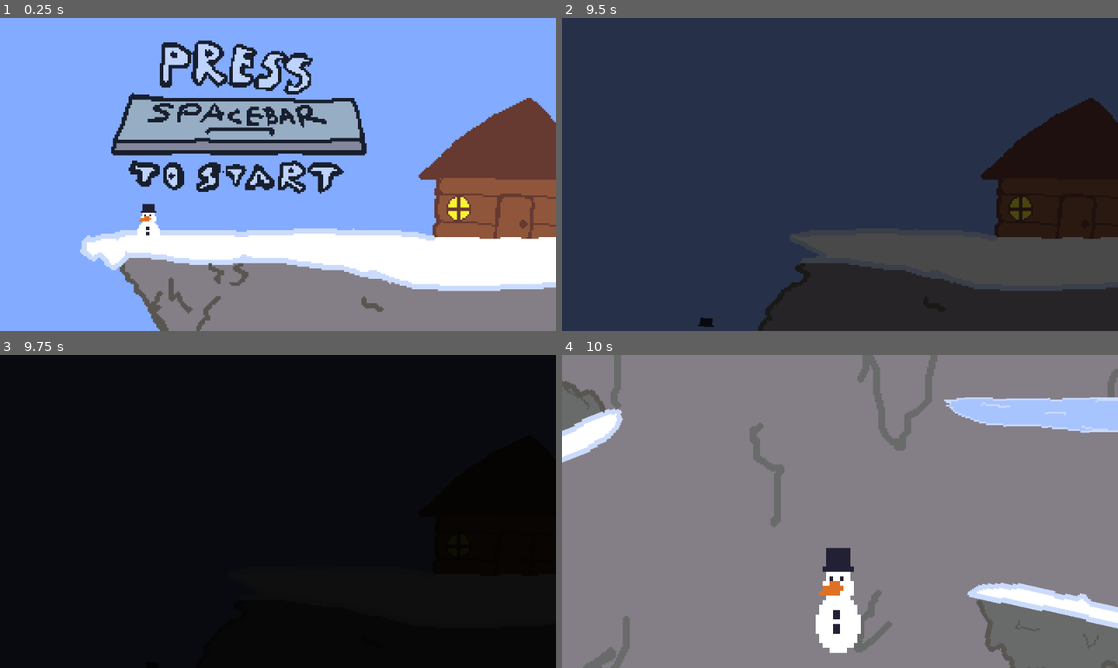
Above: before the commit, frames 1-4 (two rows, left to right).
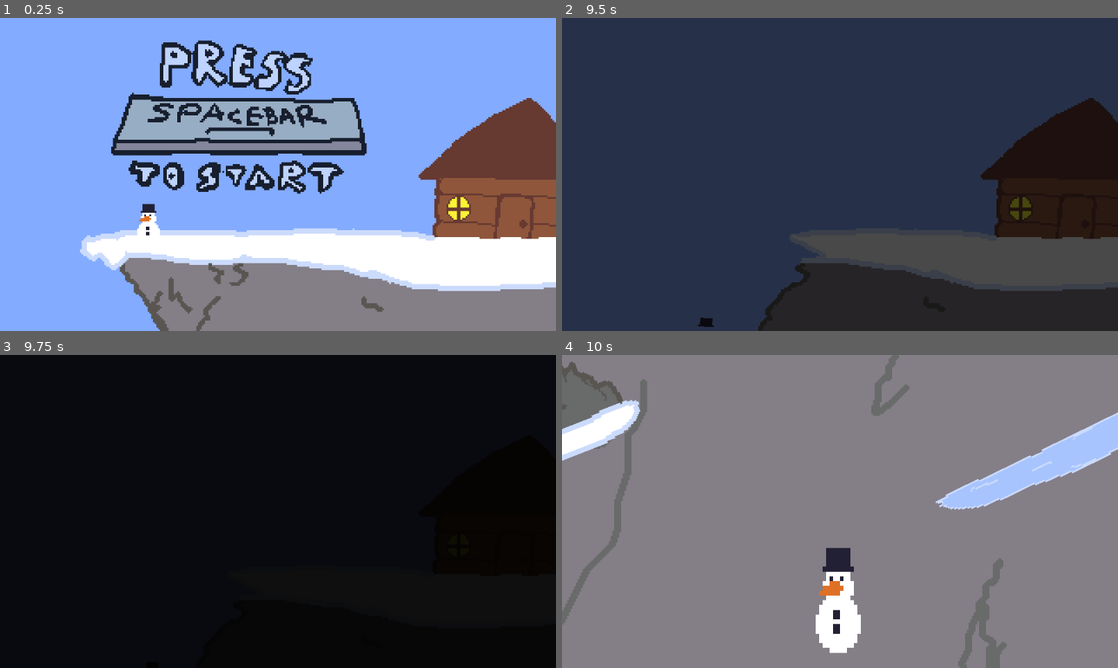
Above: after the commit, the same moments.

Repository: DinoMito1/Bounce-Back
Game: Godot game, scene res://Scenes/BaseScene.tscn
Same seed, same stepped clock (60 frames per second), same inputs: the game is played once before the commit and once after it.
Inputs:
- Up to frame 1 (0.25 s): no input
- Up to frame 2 (9.5 s): tap Enter at 0.5, 6.5 s; hold D (right) 0.53-2.03 s; tap Space (spacebar) at 0.6, 1.35, 2.1, 2.75, 2.85, 3.6, 4.35, 5.1, 5.85, 6.6, 7.35, 8.1, 8.85 s; hold A (left) 2.03-2.78 s; hold D (right) 2.78-4.28 s; hold A (left) 4.28-5.03 s; hold D (right) 5.03-5.78 s; hold A (left) 5.78-7.28 s; hold D (right) from 7.28 s (still down)
- Up to frame 3 (9.75 s): release D (right) at 9.53 s; hold A (left) from 9.53 s (still down); tap Space (spacebar) at 9.6 s
- Up to frame 4 (10 s): keep holding A (left)

Frames 1-3 are identical in both runs. In frame 4, 16% of the frame differs, in the area x 0-100%, y 0-100%.

Commit message:
finished game

Diff:
--- a/bounce-back/Scenes/character_body_2d.gd
+++ b/bounce-back/Scenes/character_body_2d.gd
@@ -9,6 +9,7 @@
 var prevSpeedY = 0
 var firstGroundTouch = false
 var fallTime = 0
+var dowinscene = false
 
 
 func _physics_process(delta: float) -> void:
@@ -65,4 +66,16 @@
 	if Global.boucePadHitSpeedy != 0:
 		velocity.y = Global.boucePadHitSpeedy
 
+	if Global.won == true:
+		await get_tree().create_timer(1).timeout
+		if is_on_floor():
+			velocity = Vector2(0,0)
+		if dowinscene == false:
+			dowinscene = true
+			$"../../Youwin".position = $"..".position + Vector2(0,-350)
+			get_tree().create_tween().tween_property($"../../Youwin","modulate", Color(1,1,1,1),2)
+			await get_tree().create_timer(1.5).timeout
+			get_tree().create_tween().tween_property($"../../Youwin/Thankyou","modulate", Color(1,1,1,1),2)
+
+
 	move_and_slide()
--- a/bounce-back/Scenes/global.gd
+++ b/bounce-back/Scenes/global.gd
@@ -1,6 +1,7 @@
 extends Node2D
 @onready var boucePadHitSpeedx = 0
 @onready var boucePadHitSpeedy = 0
+@onready var won = false
 
 # Called when the node enters the scene tree for the first time.
 func _ready() -> void:
--- a/bounce-back/Scenes/mainGame.tscn
+++ b/bounce-back/Scenes/mainGame.tscn
@@ -13,6 +13,8 @@
 [ext_resource type="PackedScene" uid="uid://dumlr565nn26a" path="res://Scenes/snowball.tscn" id="11_2r3vg"]
 [ext_resource type="PackedScene" uid="uid://bhf5cp6gw1d3k" path="res://Scenes/spike.tscn" id="12_wxp0d"]
 [ext_resource type="PackedScene" uid="uid://c11waxyw75mro" path="res://Scenes/snowpuff.tscn" id="13_k3x6f"]
+[ext_resource type="Texture2D" uid="uid://bpq17d4tmshkj" path="res://Sprites/OtherStuff/youwin.png" id="14_h6y7g"]
+[ext_resource type="Texture2D" uid="uid://55tdpvay2ttm" path="res://Sprites/OtherStuff/thankyou.png" id="15_7nkqc"]
 
 [sub_resource type="RectangleShape2D" id="RectangleShape2D_bgcf5"]
 size = Vector2(192.75592, 22.125984)
@@ -23,12 +25,15 @@
 [sub_resource type="RectangleShape2D" id="RectangleShape2D_wxp0d"]
 size = Vector2(961, 2.5)
 
+[sub_resource type="RectangleShape2D" id="RectangleShape2D_2f8pd"]
+size = Vector2(1251, 451.5)
+
 [node name="Node2D" type="Node2D" unique_id=1760529037]
 script = ExtResource("1_ldq11")
 
 [node name="Player" parent="." unique_id=661682380 instance=ExtResource("1_dx5hc")]
-z_index = 1
-position = Vector2(-390, -1717)
+z_index = 2
+position = Vector2(-400, -1712)
 
 [node name="Ground" type="Sprite2D" parent="." unique_id=689955837]
 position = Vector2(6, 98)
@@ -56,13 +61,13 @@
 
 [node name="Finish" type="Sprite2D" parent="." unique_id=231213300]
 z_index = -1
-position = Vector2(6, -3836)
+position = Vector2(6, -3964.5)
 texture = ExtResource("4_2k2ja")
 
 [node name="ColorRect" type="ColorRect" parent="." unique_id=748555237]
 z_index = -3
 offset_left = -645.0
-offset_top = -4163.0
+offset_top = -6157.0
 offset_right = 717.0
 offset_bottom = 40.0
 color = Color(0.5137255, 0.67058825, 1, 1)
@@ -70,7 +75,7 @@
 [node name="TextureRect" type="TextureRect" parent="." unique_id=335958424]
 z_index = -2
 offset_left = -642.0
-offset_top = -3592.0
+offset_top = -3723.0
 offset_right = 658.0
 offset_bottom = 219.0
 texture = ExtResource("5_p034j")
@@ -82,9 +87,78 @@
 [node name="SmallPlatform3" parent="." unique_id=2080808321 instance=ExtResource("6_hfkh8")]
 position = Vector2(-542, -1278)
 
+[node name="SmallPlatform5" parent="." unique_id=642004980 instance=ExtResource("6_hfkh8")]
+position = Vector2(32, -2168)
+
+[node name="SmallPlatform14" parent="." unique_id=166407829 instance=ExtResource("6_hfkh8")]
+position = Vector2(205, -2427)
+
+[node name="SmallPlatform11" parent="." unique_id=1677579652 instance=ExtResource("6_hfkh8")]
+position = Vector2(-358.00012, -2099)
+
+[node name="SmallPlatform12" parent="." unique_id=1500733648 instance=ExtResource("6_hfkh8")]
+position = Vector2(-305.00012, -2086)
+rotation = 0.23313242
+
+[node name="SmallPlatform13" parent="." unique_id=403481089 instance=ExtResource("6_hfkh8")]
+position = Vector2(-400.00015, -2086)
+rotation = -0.53416395
+
+[node name="SmallPlatform7" parent="." unique_id=1645703288 instance=ExtResource("6_hfkh8")]
+position = Vector2(246.99988, -2022.9999)
+rotation = 0.31031105
+
+[node name="SmallPlatform8" parent="." unique_id=1555240152 instance=ExtResource("6_hfkh8")]
+position = Vector2(404, -2158)
+rotation = -0.48076698
+
+[node name="SmallPlatform9" parent="." unique_id=183381445 instance=ExtResource("6_hfkh8")]
+position = Vector2(251.99985, -2236.9998)
+rotation = 0.42693904
+
+[node name="SmallPlatform10" parent="." unique_id=82754058 instance=ExtResource("6_hfkh8")]
+position = Vector2(390.00006, -2393)
+rotation = -0.51465607
+
+[node name="SmallPlatform15" parent="." unique_id=1871372704 instance=ExtResource("6_hfkh8")]
+position = Vector2(557.99994, -2821.0002)
+rotation = -0.09567432
+
+[node name="SmallPlatform21" parent="." unique_id=23415577 instance=ExtResource("6_hfkh8")]
+position = Vector2(600.00006, -2964.0002)
+rotation = -0.7943977
+
+[node name="SmallPlatform17" parent="." unique_id=1722270935 instance=ExtResource("6_hfkh8")]
+position = Vector2(183.99988, -3333)
+rotation = -0.34519684
+
+[node name="SmallPlatform18" parent="." unique_id=2070136881 instance=ExtResource("6_hfkh8")]
+position = Vector2(193.99998, -3325.9995)
+rotation = 1.2659544
+
+[node name="SmallPlatform19" parent="." unique_id=893111393 instance=ExtResource("6_hfkh8")]
+position = Vector2(189.00024, -3316.9998)
+rotation = 2.5946686
+
+[node name="SmallPlatform20" parent="." unique_id=2064452305 instance=ExtResource("6_hfkh8")]
+position = Vector2(180, -3319)
+rotation = 4.331489
+
+[node name="SmallPlatform16" parent="." unique_id=194120850 instance=ExtResource("6_hfkh8")]
+position = Vector2(508.99994, -2821)
+rotation = 0.13848257
+
+[node name="SmallPlatform4" parent="." unique_id=1097129203 instance=ExtResource("6_hfkh8")]
+position = Vector2(191.99994, -1980)
+rotation = 2.8509207
+
 [node name="SmallPlatform2" parent="." unique_id=319861888 instance=ExtResource("6_hfkh8")]
 position = Vector2(152, -677)
 
+[node name="SmallPlatform6" parent="." unique_id=1018936506 instance=ExtResource("6_hfkh8")]
+position = Vector2(502.00003, -468.00003)
+rotation = -0.51615226
+
 [node name="Platform" parent="." unique_id=662882430 instance=ExtResource("5_yergv")]
 position = Vector2(-1507, -271)
 
@@ -94,13 +168,33 @@
 [node name="Platform3" parent="." unique_id=1029222472 instance=ExtResource("5_yergv")]
 position = Vector2(-540, -1498)
 
-[node name="Platform4" parent="." unique_id=1109666007 instance=ExtResource("5_yergv")]
-position = Vector2(-260, -1560.9999)
-rotation = 0.22139357
-
-[node name="Platform5" parent="." unique_id=853617841 instance=ExtResource("5_yergv")]
-position = Vector2(-139, -1542)
-rotation = -0.32365373
+[node name="Platform4" parent="." unique_id=1232086404 instance=ExtResource("5_yergv")]
+position = Vector2(-45.000122, -3984.0002)
+rotation = -1.8817673
+
+[node name="Platform6" parent="." unique_id=643771433 instance=ExtResource("5_yergv")]
+position = Vector2(48.00001, -1826)
+rotation = -0.07393386
+
+[node name="Platform7" parent="." unique_id=1142890291 instance=ExtResource("5_yergv")]
+position = Vector2(159.99998, -1841.9999)
+rotation = -0.18669242
+
+[node name="Platform8" parent="." unique_id=327341394 instance=ExtResource("5_yergv")]
+position = Vector2(-375, -2471.0002)
+rotation = -3.2207332
+
+[node name="Platform9" parent="." unique_id=1083318065 instance=ExtResource("5_yergv")]
+position = Vector2(-517.00006, -2536)
+rotation = -3.734158
+
+[node name="Platform10" parent="." unique_id=1817149965 instance=ExtResource("5_yergv")]
+position = Vector2(-353.99988, -2614)
+rotation = -2.5337722
+
+[node name="Platform11" parent="." unique_id=936903305 instance=ExtResource("5_yergv")]
+position = Vector2(-515, -2671)
+rotation = -3.7409608
 
 [node name="LongPlatform" parent="." unique_id=712945847 instance=ExtResource("6_22woh")]
 position = Vector2(-1244, -278)
@@ -108,53 +202,73 @@
 [node name="IcePlatform" parent="." unique_id=722251016 instance=ExtResource("8_p034j")]
 position = Vector2(-1510, -149)
 
-[node name="IcePlatform2" parent="." unique_id=736366248 instance=ExtResource("8_p034j")]
-position = Vector2(554, -2937)
-rotation = 0.13978583
+[node name="IcePlatform16" parent="." unique_id=1471860388 instance=ExtResource("8_p034j")]
+position = Vector2(-292, -721.00006)
+rotation = 0.019464135
+
+[node name="IcePlatform17" parent="." unique_id=434358578 instance=ExtResource("8_p034j")]
+position = Vector2(-456, -2291)
+rotation = 0.019464135
+
+[node name="IcePlatform18" parent="." unique_id=907407801 instance=ExtResource("8_p034j")]
+position = Vector2(-394.00003, -2485)
+rotation = -0.025577307
+
+[node name="IcePlatform19" parent="." unique_id=1817982589 instance=ExtResource("8_p034j")]
+position = Vector2(-483.00003, -2559)
+rotation = -0.018096939
+
+[node name="IcePlatform22" parent="." unique_id=741372295 instance=ExtResource("8_p034j")]
+position = Vector2(-380.00003, -2638)
+rotation = -0.018096939
+
+[node name="IcePlatform24" parent="." unique_id=1004162995 instance=ExtResource("8_p034j")]
+position = Vector2(-499.00003, -2693)
+rotation = -0.018096939
 
 [node name="IcePlatform7" parent="." unique_id=141524549 instance=ExtResource("8_p034j")]
-position = Vector2(438, -2953)
+position = Vector2(436, -3011.0005)
 rotation = 0.13978583
 
 [node name="IcePlatform8" parent="." unique_id=504903924 instance=ExtResource("8_p034j")]
-position = Vector2(320.00003, -2969.0002)
+position = Vector2(318.00003, -3027.0007)
 rotation = 0.13978583
 
 [node name="IcePlatform9" parent="." unique_id=224244735 instance=ExtResource("8_p034j")]
-position = Vector2(202.00003, -2984.0002)
+position = Vector2(200.00003, -3042.0007)
 rotation = 0.13978583
 
 [node name="IcePlatform10" parent="." unique_id=392405447 instance=ExtResource("8_p034j")]
-position = Vector2(85.999985, -3002)
+position = Vector2(83.999985, -3060.0005)
 rotation = 0.13978583
 
 [node name="IcePlatform11" parent="." unique_id=1551969686 instance=ExtResource("8_p034j")]
-position = Vector2(-31.000015, -3021)
+position = Vector2(-33.000015, -3079.0005)
 rotation = 0.13978583
 
 [node name="IcePlatform12" parent="." unique_id=1559857421 instance=ExtResource("8_p034j")]
-position = Vector2(-147.00002, -3037)
+position = Vector2(-149.00002, -3095.0005)
 rotation = 0.13978583
 
 [node name="IcePlatform13" parent="." unique_id=36016090 instance=ExtResource("8_p034j")]
-position = Vector2(-259, -3053)
+position = Vector2(-261, -3111.0005)
 rotation = 0.13978583
 
 [node name="IcePlatform14" parent="." unique_id=738874267 instance=ExtResource("8_p034j")]
-position = Vector2(-372.99997, -3069)
+position = Vector2(-374.99997, -3127.0005)
 rotation = 0.13978583
 
 [node name="IcePlatform15" parent="." unique_id=234373886 instance=ExtResource("8_p034j")]
 z_index = 1
-position = Vector2(-485.9999, -3107.9998)
+position = Vector2(-487.9999, -3166.0002)
 rotation = 0.5966643
 
 [node name="LongIcePlatform" parent="." unique_id=1974460691 instance=ExtResource("7_i3m4h")]
 position = Vector2(-1242, -158)
 
 [node name="LongIcePlatform2" parent="." unique_id=1354639877 instance=ExtResource("7_i3m4h")]
-position = Vector2(-203.00002, -1694.0001)
-rotation = -0.013884329
+position = Vector2(-227.99998, -1685.0001)
+rotation = -0.45487496
 
 [node name="LongPlatform2" parent="." unique_id=1922969174 instance=ExtResource("6_22woh")]
 z_index = -1
@@ -192,18 +306,106 @@
 position = Vector2(-634.00006, -1657.0002)
 rotation = 2.7692318
 
+[node name="LongPlatform22" parent="." unique_id=1462295049 instance=ExtResource("6_22woh")]
+position = Vector2(-321.99994, -1793.9999)
+rotation = 2.9596465
+
+[node name="LongPlatform12" parent="." unique_id=616210753 instance=ExtResource("6_22woh")]
+position = Vector2(324, -1853.0001)
+rotation = 0.008653037
+
+[node name="LongPlatform13" parent="." unique_id=1856466026 instance=ExtResource("6_22woh")]
+position = Vector2(453, -1997)
+rotation = -1.6102357
+
+[node name="LongPlatform19" parent="." unique_id=2113752229 instance=ExtResource("6_22woh")]
+position = Vector2(436.00003, -2228)
+rotation = -1.6102357
+
+[node name="LongPlatform20" parent="." unique_id=853798756 instance=ExtResource("6_22woh")]
+position = Vector2(432.0001, -2458.0002)
+rotation = -1.6102357
+
+[node name="LongPlatform15" parent="." unique_id=880848542 instance=ExtResource("6_22woh")]
+position = Vector2(207.99997, -2094)
+rotation = -4.657581
+
+[node name="LongPlatform16" parent="." unique_id=1207244122 instance=ExtResource("6_22woh")]
+position = Vector2(209.99997, -2326)
+rotation = -4.657581
+
+[node name="LongPlatform23" parent="." unique_id=251060128 instance=ExtResource("6_22woh")]
+position = Vector2(209.99997, -2326)
+rotation = -4.657581
+
+[node name="LongPlatform17" parent="." unique_id=89564433 instance=ExtResource("6_22woh")]
+position = Vector2(186.00002, -2325)
+rotation = -7.802415
+
+[node name="LongPlatform24" parent="." unique_id=691069663 instance=ExtResource("6_22woh")]
+position = Vector2(291.99997, -2592)
+rotation = -9.549343
+
+[node name="LongPlatform25" parent="." unique_id=133533882 instance=ExtResource("6_22woh")]
+position = Vector2(68.9999, -2516)
+rotation = -9.918497
+
+[node name="LongPlatform26" parent="." unique_id=169453003 instance=ExtResource("6_22woh")]
+position = Vector2(-571, -2585)
+rotation = -10.980182
+
+[node name="LongPlatform29" parent="." unique_id=1706421955 instance=ExtResource("6_22woh")]
+position = Vector2(-362, -2765)
+rotation = -12.419732
+
+[node name="LongPlatform30" parent="." unique_id=249964216 instance=ExtResource("6_22woh")]
+position = Vector2(-156.00003, -2737)
+rotation = -12.4037485
+
+[node name="LongPlatform31" parent="." unique_id=572502104 instance=ExtResource("6_22woh")]
+position = Vector2(70.00001, -2714)
+rotation = -12.541534
+
+[node name="LongPlatform32" parent="." unique_id=918706506 instance=ExtResource("6_22woh")]
+position = Vector2(286.99997, -2722)
+rotation = -12.654608
+
+[node name="LongPlatform27" parent="." unique_id=1995501430 instance=ExtResource("6_22woh")]
+z_index = 1
+position = Vector2(-310.99997, -2585)
+rotation = -14.037385
+
+[node name="LongPlatform28" parent="." unique_id=928166279 instance=ExtResource("6_22woh")]
+position = Vector2(-228, -2524)
+rotation = -16.121616
+
+[node name="LongPlatform18" parent="." unique_id=539502102 instance=ExtResource("6_22woh")]
+position = Vector2(175.99997, -2087)
+rotation = -7.9765697
+
+[node name="LongPlatform11" parent="." unique_id=1302198586 instance=ExtResource("6_22woh")]
+position = Vector2(-221.99997, -3291)
+rotation = 0.005694285
+
 [node name="LongPlatform8" parent="." unique_id=1201085804 instance=ExtResource("6_22woh")]
 position = Vector2(-561.00006, -878)
 rotation = -4.0859823
 
+[node name="LongPlatform21" parent="." unique_id=1424789516 instance=ExtResource("6_22woh")]
+position = Vector2(-154.00005, -1004.00006)
+rotation = -1.8708284
+
 [node name="IcePlatform3" parent="." unique_id=650354749 instance=ExtResource("8_p034j")]
-position = Vector2(-261, -3726)
+position = Vector2(-395, -3845)
+
+[node name="IcePlatform20" parent="." unique_id=1768786944 instance=ExtResource("8_p034j")]
+position = Vector2(-125, -3964)
 
 [node name="IcePlatform4" parent="." unique_id=1960785943 instance=ExtResource("8_p034j")]
-position = Vector2(-122, -3578)
+position = Vector2(-102, -3718)
 
 [node name="IcePlatform5" parent="." unique_id=472591871 instance=ExtResource("8_p034j")]
-position = Vector2(351, -3543)
+position = Vector2(221, -3598)
 
 [node name="IcePlatform6" parent="." unique_id=383807332 instance=ExtResource("8_p034j")]
 position = Vector2(467, -3441)
@@ -212,12 +414,42 @@
 position = Vector2(-1008, -107)
 direction = -1
 
+[node name="Snowball4" parent="." unique_id=231869446 instance=ExtResource("11_2r3vg")]
+position = Vector2(760, -1934)
+direction = -1
+
+[node name="Snowball6" parent="." unique_id=449012281 instance=ExtResource("11_2r3vg")]
+position = Vector2(741, -2279)
+movementspeed = 250
+direction = -1
+
+[node name="Snowball9" parent="." unique_id=203841187 instance=ExtResource("11_2r3vg")]
+position = Vector2(-729, -3103)
+movementspeed = 250
+
+[node name="Snowball7" parent="." unique_id=1759375316 instance=ExtResource("11_2r3vg")]
+position = Vector2(-700, -2492)
+movementspeed = 225
+
+[node name="Snowball8" parent="." unique_id=674990342 instance=ExtResource("11_2r3vg")]
+position = Vector2(-708, -2698)
+movementspeed = 225
+
+[node name="Snowball5" parent="." unique_id=1515649735 instance=ExtResource("11_2r3vg")]
+position = Vector2(-710, -1907)
+direction = -1
+
+[node name="Snowball3" parent="." unique_id=2031817570 instance=ExtResource("11_2r3vg")]
+position = Vector2(-727, -3367)
+movementspeed = 400
+
 [node name="Snowball2" parent="." unique_id=1253827348 instance=ExtResource("11_2r3vg")]
 position = Vector2(760, -3587)
+movementspeed = 350
 direction = -1
 
 [node name="StaticBody2D" type="StaticBody2D" parent="." unique_id=1703895030]
-position = Vector2(75, -3934.25)
+position = Vector2(75, -4062.75)
 
 [node name="CollisionShape2D" type="CollisionShape2D" parent="StaticBody2D" unique_id=157286061]
 position = Vector2(-505.364, -8.090332)
@@ -234,20 +466,68 @@
 position = Vector2(-1007, -215)
 
 [node name="spike4" parent="." unique_id=1883261386 instance=ExtResource("12_wxp0d")]
-position = Vector2(-498, -3161.9995)
+position = Vector2(-500, -3220)
 rotation = 0.54456455
 
 [node name="spike5" parent="." unique_id=615281077 instance=ExtResource("12_wxp0d")]
-position = Vector2(-468.00024, -3138.0002)
+position = Vector2(-470.00024, -3196.0007)
 rotation = 0.80996925
 
 [node name="spike6" parent="." unique_id=1269637158 instance=ExtResource("12_wxp0d")]
-position = Vector2(-449, -3119.0002)
+position = Vector2(-451, -3177.0007)
 rotation = 0.2612052
 
+[node name="spike9" parent="." unique_id=101850415 instance=ExtResource("12_wxp0d")]
+position = Vector2(354, -2992.0007)
+rotation = -3.3349657
+
+[node name="spike10" parent="." unique_id=519298399 instance=ExtResource("12_wxp0d")]
+position = Vector2(104.99994, -3027.0005)
+rotation = -2.85069
+
+[node name="spike20" parent="." unique_id=82542152 instance=ExtResource("12_wxp0d")]
+position = Vector2(-314.0001, -2812)
+rotation = 0.13180447
+
+[node name="spike21" parent="." unique_id=1148017466 instance=ExtResource("12_wxp0d")]
+position = Vector2(-219.00003, -2797)
+rotation = 0.2744135
+
+[node name="spike22" parent="." unique_id=384728100 instance=ExtResource("12_wxp0d")]
+position = Vector2(-179.00003, -2792.0002)
+rotation = 0.016152829
+
+[node name="spike23" parent="." unique_id=288306724 instance=ExtResource("12_wxp0d")]
+position = Vector2(-83.00003, -2776)
+rotation = 0.2319344
+
+[node name="spike24" parent="." unique_id=1177321862 instance=ExtResource("12_wxp0d")]
+position = Vector2(-38.000008, -2768.9995)
+rotation = 0.042371966
+
+[node name="spike26" parent="." unique_id=1366685510 instance=ExtResource("12_wxp0d")]
+position = Vector2(108.99999, -2764.9998)
+rotation = -0.018799156
+
+[node name="spike27" parent="." unique_id=62950237 instance=ExtResource("12_wxp0d")]
+position = Vector2(164.99998, -2764.9998)
+rotation = -0.018799156
+
+[node name="spike29" parent="." unique_id=7436684 instance=ExtResource("12_wxp0d")]
+position = Vector2(370, -2781)
+rotation = -0.21833411
+
 [node name="spike2" parent="." unique_id=1177881931 instance=ExtResource("12_wxp0d")]
-position = Vector2(-158.00006, -1150.0001)
-rotation = 0.2826966
+position = Vector2(-457.00003, -937.00006)
+rotation = 2.1137638
+
+[node name="spike12" parent="." unique_id=794494043 instance=ExtResource("12_wxp0d")]
+position = Vector2(-541, -1038)
+rotation = 0.7015469
+
+[node name="spike11" parent="." unique_id=41698486 instance=ExtResource("12_wxp0d")]
+position = Vector2(-226.99998, -1072)
+rotation = 4.308068
 
 [node name="spike7" parent="." unique_id=547479042 instance=ExtResource("12_wxp0d")]
 position = Vector2(-571.99994, -1457.0001)
@@ -257,9 +537,67 @@
 position = Vector2(-531, -1452.9999)
 rotation = 3.1683507
 
+[node name="spike16" parent="." unique_id=264744207 instance=ExtResource("12_wxp0d")]
+position = Vector2(-422.99997, -1823.9999)
+rotation = 6.001125
+
+[node name="spike17" parent="." unique_id=687923037 instance=ExtResource("12_wxp0d")]
+position = Vector2(-369.00003, -1838)
+rotation = 6.2231164
+
+[node name="spike18" parent="." unique_id=335945928 instance=ExtResource("12_wxp0d")]
+position = Vector2(-274.99997, -1851)
+rotation = 5.5674
+
+[node name="spike19" parent="." unique_id=93811713 instance=ExtResource("12_wxp0d")]
+position = Vector2(-320, -1842.9999)
+rotation = 6.3284397
+
+[node name="spike13" parent="." unique_id=1916272174 instance=ExtResource("12_wxp0d")]
+position = Vector2(260.00006, -2386)
+rotation = 1.8954872
+
+[node name="spike30" parent="." unique_id=1893991856 instance=ExtResource("12_wxp0d")]
+position = Vector2(382.00006, -2369.0002)
+rotation = 2.896756
+
+[node name="spike14" parent="." unique_id=1236604185 instance=ExtResource("12_wxp0d")]
+position = Vector2(-282.00006, -2128)
+rotation = 0.44431767
+
+[node name="spike15" parent="." unique_id=572189828 instance=ExtResource("12_wxp0d")]
+position = Vector2(-420, -2130)
+rotation = -0.51113176
+
 [node name="spike3" parent="." unique_id=450816142 instance=ExtResource("12_wxp0d")]
 position = Vector2(14.999996, -1105.0001)
 rotation = 0.2826966
 
 [node name="snowpuffw" parent="." unique_id=1934928038 instance=ExtResource("13_k3x6f")]
-position = Vector2(-522, 1)
+position = Vector2(-1010, -333)
+
+[node name="noescapingpls" type="Area2D" parent="." unique_id=1803115468]
+position = Vector2(-555, 528)
+
+[node name="CollisionShape2D" type="CollisionShape2D" parent="noescapingpls" unique_id=1814436814]
+position = Vector2(752.5, 39.5)
+shape = SubResource("RectangleShape2D_2f8pd")
+
+[node name="winbox" type="Area2D" parent="." unique_id=1853954029]
+position = Vector2(-289, -4344)
+
+[node name="CollisionShape2D" type="CollisionShape2D" parent="winbox" unique_id=497476295]
+position = Vector2(304, 25.25)
+shape = SubResource("RectangleShape2D_2f8pd")
+
+[node name="Youwin" type="Sprite2D" parent="." unique_id=2031039013]
+position = Vector2(-11, -4328)
+scale = Vector2(1.4798456, 1.4798456)
+texture = ExtResource("14_h6y7g")
+
+[node name="Thankyou" type="Sprite2D" parent="Youwin" unique_id=895892613]
+position = Vector2(7, 64)
+texture = ExtResource("15_7nkqc")
+
+[connection signal="body_entered" from="noescapingpls" to="." method="_on_noescapingpls_body_entered"]
+[connection signal="body_entered" from="winbox" to="." method="_on_winbox_body_entered"]
--- a/bounce-back/Scenes/main_game.gd
+++ b/bounce-back/Scenes/main_game.gd
@@ -12,3 +12,13 @@
 # Called every frame. 'delta' is the elapsed time since the previous frame.
 func _process(delta: float) -> void:
 	pass
+
+
+func _on_noescapingpls_body_entered(body: Node2D) -> void:
+	if body is CharacterBody2D:
+		body.position = Vector2i(-400,-150)
+
+
+func _on_winbox_body_entered(body: Node2D) -> void:
+	if body is CharacterBody2D:
+		Global.won = true
Binary file added: bounce-back/Sprites/OtherStuff/thankyou.png
Not shown, added: bounce-back/Sprites/OtherStuff/thankyou.png.import
Binary file added: bounce-back/Sprites/OtherStuff/youwin.png
Not shown, added: bounce-back/Sprites/OtherStuff/youwin.png.import
Not shown, changed: bounce-back/export_presets.cfg
